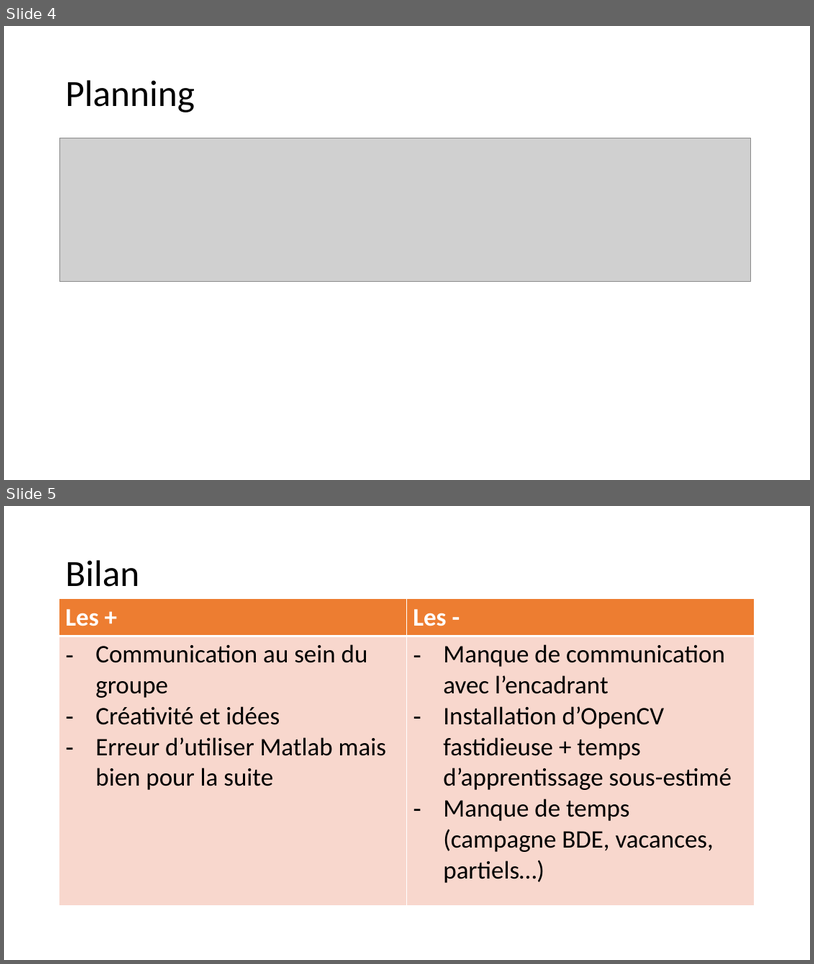
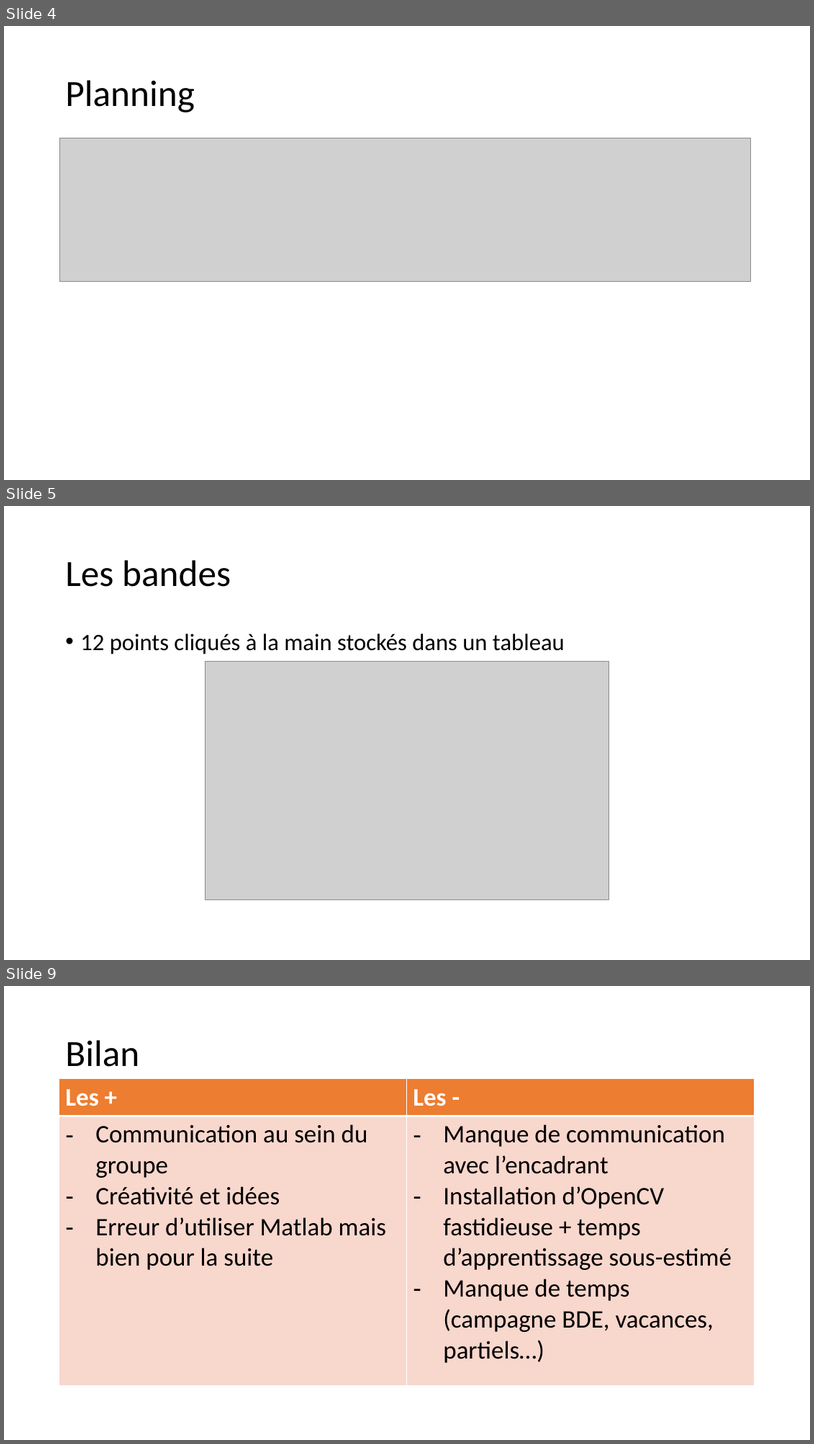
Before and after one commit to Bugro/CUBI, a slide deck: Com/COPIL.pptx. Shown one above the other, each under a label of ours: slides 4 and 5 before the commit, slides 4, 5 and 9 after it; the slides between them are not shown. The pictures are 814x964 and 814x1444 pixels, drawn with LibreOffice and Linux fonts; fonts in the diff are those of the drawing; grey boxes stand for pictures; background and template pictures are left out. Boxes give left, top, right and bottom in pixels: in the first picture for what was removed or moved away, otherwise in the second. Text is boxed around its words. In the diff, an @@ line names an element or a change of style, - is before the commit and + after.

```diff
--- a/Com/COPIL.pptx
+++ b/Com/COPIL.pptx
@@ slide 5 added at (x1=4, y1=506, x2=810, y2=960), background picture (left out) @@
@@ title added at (x1=65, y1=560, x2=231, y2=587), 44 pt, text #000000 @@
+Les bandes
@@ text added at (x1=80, y1=633, x2=565, y2=654), 28 pt, text #000000 @@
+• 12 points cliqués à la main stockés dans un tableau
@@ picture added at (x1=206, y1=662, x2=609, y2=900) @@
@@ what was slide 5 is now slide 9 @@
```
Also in this commit, not shown: 1 slide changed, 3 other slides added, 5 other files.
